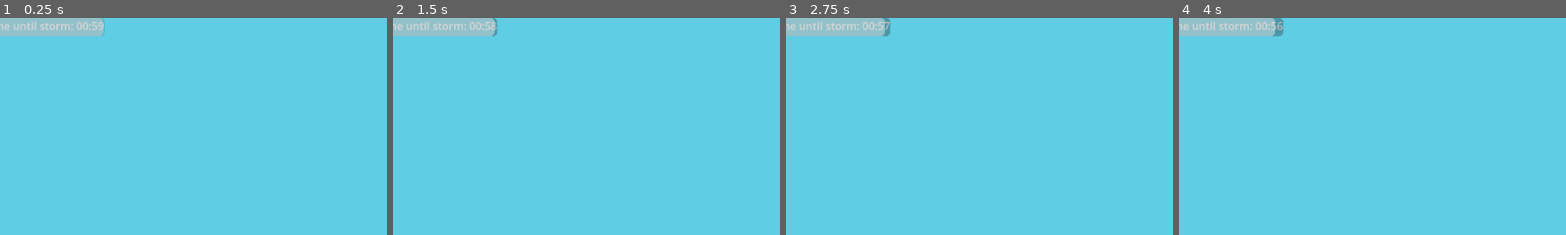
Above: before the commit, frames 1-4 (left to right).
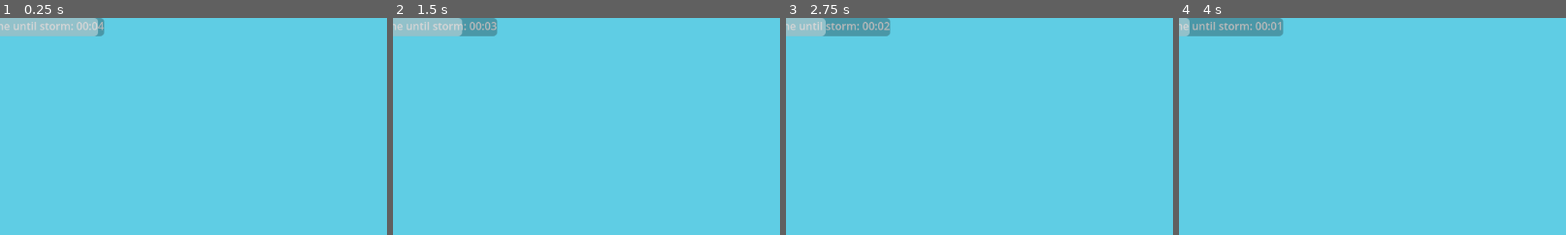
Above: after the commit, the same moments.

Repository: eduardoluis11/game-jam-brackeys-sept-2024
Game: Godot game, scene res://scenes/main.tscn
Same seed, same stepped clock (60 frames per second), same inputs: the game is played once before the commit and once after it. The engine's default icon, where the game draws it, is replaced by a stand-in: a white triangle on a blue panel in a dark square.
Inputs:
- Up to frame 1 (0.25 s): no input
- Up to frame 2 (1.5 s): tap Enter at 0.5 s; hold Right (right) from 0.53 s (still down); tap Space (accept) at 0.6, 1.35 s
- Up to frame 3 (2.75 s): tap Space (accept) at 2, 2.1 s; release Right (right) at 2.03 s; hold Left (left) from 2.03 s (still down)
- Up to frame 4 (4 s): release Left (left) at 2.78 s; hold Right (right) from 2.78 s (still down); tap Space (accept) at 2.85, 3.6 s
The pictures show only the part of the screen within x 2-52%, y 0-50%; the shares and areas given below are measured in that part.

The runs differ from the first frame. In frame 1, 0.1% of the frame differs, in the area x 23-27%, y 0-9%; in frame 2, 0.7%; in frame 3, 1.3%; in frame 4, 1.9%, in the area x 2-27%, y 0-9%.

Commit message:
Aplicado el sahder de lluvia cuando comienza la tormenta

Diff:
--- a/scenes/main.tscn
+++ b/scenes/main.tscn
@@ -60,7 +60,7 @@
 offset_bottom = 23.0
 text = "Time until storm: 00:00"
 
-[node name="TimeProgressBar" type="ProgressBar" parent="UI"]
+[node name="TimerProgressBar" type="ProgressBar" parent="UI"]
 offset_right = 178.0
 offset_bottom = 27.0
 theme = SubResource("Theme_6mpjf")
--- a/scripts/main.gd
+++ b/scripts/main.gd
@@ -1,11 +1,14 @@
 extends Node2D
+
 var is_storm = false
 var calm_color = Color(1, 1, 1)   # Color del fondo durante la calma
 var storm_color = Color(0.2, 0.2, 0.5)  # Color del fondo durante la tormenta
-var time_until_storm = 60.0  # Tiempo inicial en segundos
+var time_until_storm = 5  # Tiempo inicial en segundos
+var rain_shader = load("res://rain_shader_material.tres")
 
 @onready var timer_label = $UI/TimerLabel
-@onready var progress_bar = $UI/TimeProgressBar
+@onready var progress_bar = $UI/TimerProgressBar
+@onready var background = $Background
 
 func _ready():
 	$StormTimer.start()
@@ -31,6 +34,8 @@
 	print("¡La tormenta ha comenzado!")
 	var tween = get_tree().create_tween()
 	tween.tween_property($Background, "modulate", storm_color, 3.0)
+	background.set_material(rain_shader)
+
 
 func update_timer_label():
 	var total_seconds = max(time_until_storm, 0.0)
Not shown: 1 places in rain_shader_material.tres that only renumber resources
